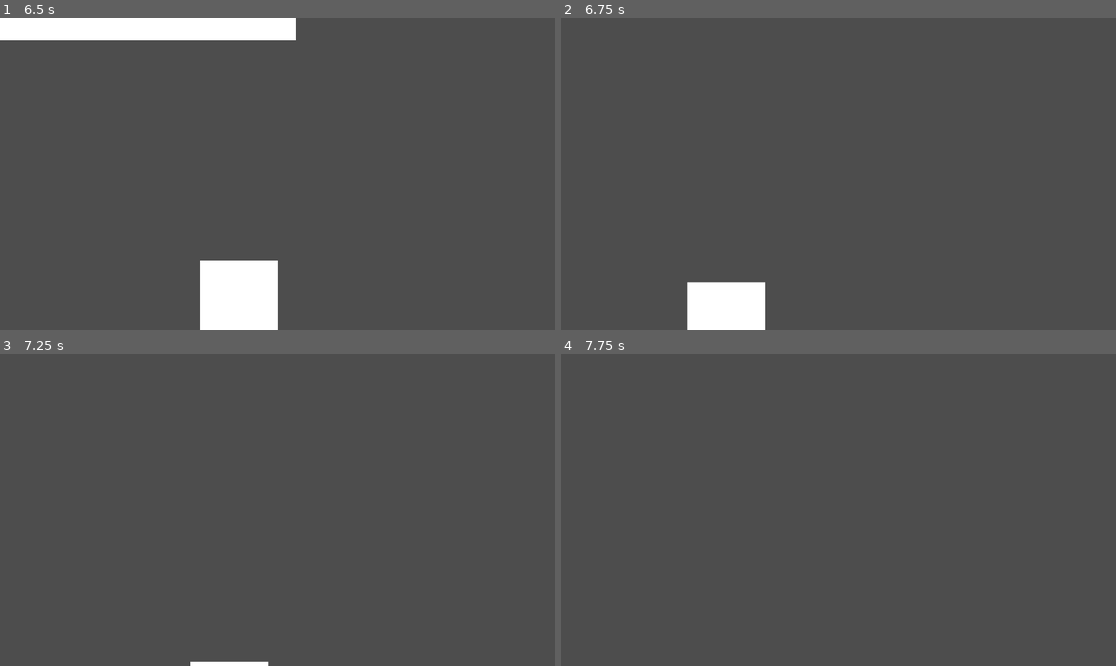
Above: before the commit, frames 1-4 (two rows, left to right).
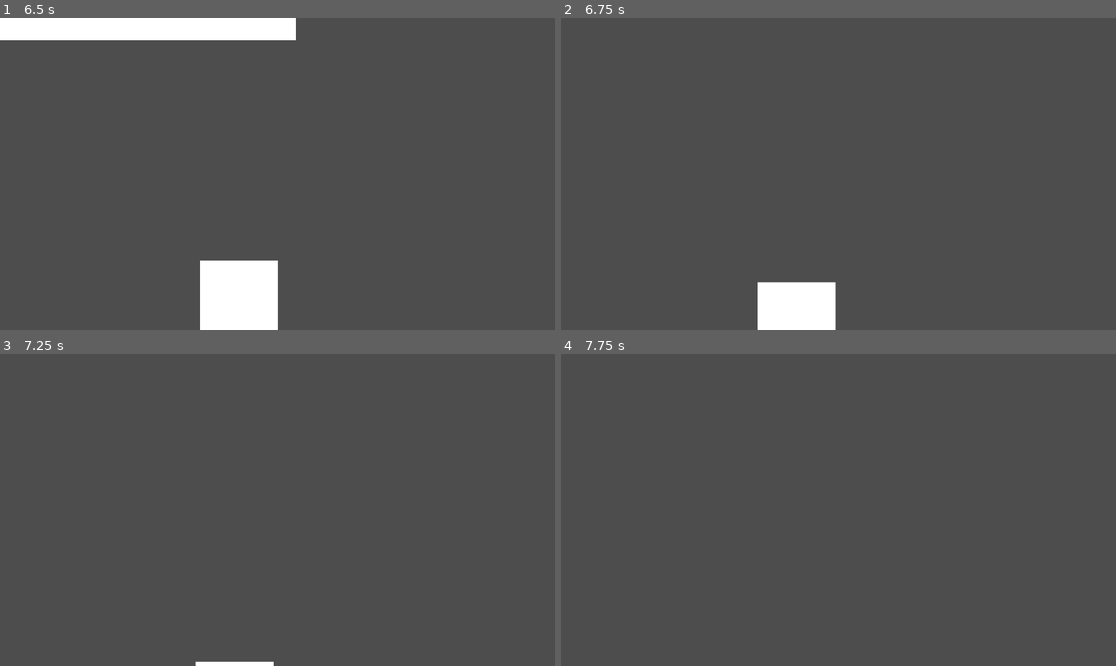
Above: after the commit, the same moments.

Repository: ComradeJustin/game
Game: Godot game, scene res://scenes/node_2d.tscn
Same seed, same stepped clock (60 frames per second), same inputs: the game is played once before the commit and once after it. The engine's default icon, where the game draws it, is replaced by a stand-in: a white triangle on a blue panel in a dark square.
Inputs:
- Up to frame 1 (6.5 s): tap Enter (ui_accept) at 0.5 s; hold D (move_right) 0.53-2.03 s; tap Shift (Dash) every 0.75 s from 0.6 to 5.85 s; tap Space (jump) at 0.77, 1.52, 3.02, 3.77, 4.52, 6.02 s; hold A (move_left) 2.03-2.78 s; hold D (move_right) 2.78-4.28 s; hold A (move_left) 4.28-5.03 s; hold D (move_right) 5.03-5.78 s; hold A (move_left) from 5.78 s (still down)
- Up to frame 2 (6.75 s): keep holding A (move_left); tap Shift (Dash) at 6.6 s
- Up to frame 3 (7.25 s): keep holding A (move_left); tap Space (jump) at 6.77 s
- Up to frame 4 (7.75 s): release A (move_left) at 7.28 s; hold D (move_right) from 7.28 s (still down); tap Shift (Dash) at 7.35 s; tap Space (jump) at 7.52 s

Frame 1 is identical in both runs. In frame 2, 3.9% of the frame differs, in the area x 22-50%, y 84-100%; in frame 3, less than 0.1%; in frame 4, nothing differs.

Commit message:
Dash timer
very simple add so hopefully this doesn't blow up the earth like before

Diff:
--- a/scenes/Systems/Player.gd
+++ b/scenes/Systems/Player.gd
@@ -1,5 +1,6 @@
 extends Entitydata
-
+var DashMax = 2
+var DashAmount = DashMax
 
 # Called when the node enters the scene tree for the first time.
 func _ready() -> void:
@@ -23,7 +24,12 @@
 			velocity.x = move_toward(velocity.x, 0, movement_spd)
 
 		if Input.is_action_just_pressed("Dash") and !is_on_floor():
-			self.velocity.x = input_dir * movement_spd / delta
+			if DashAmount > 0:
+				self.velocity.x = input_dir * movement_spd / delta
+				DashAmount -= 1;
+
+		if is_on_floor():
+			DashAmount = DashMax
 
 		move_and_slide()
 
